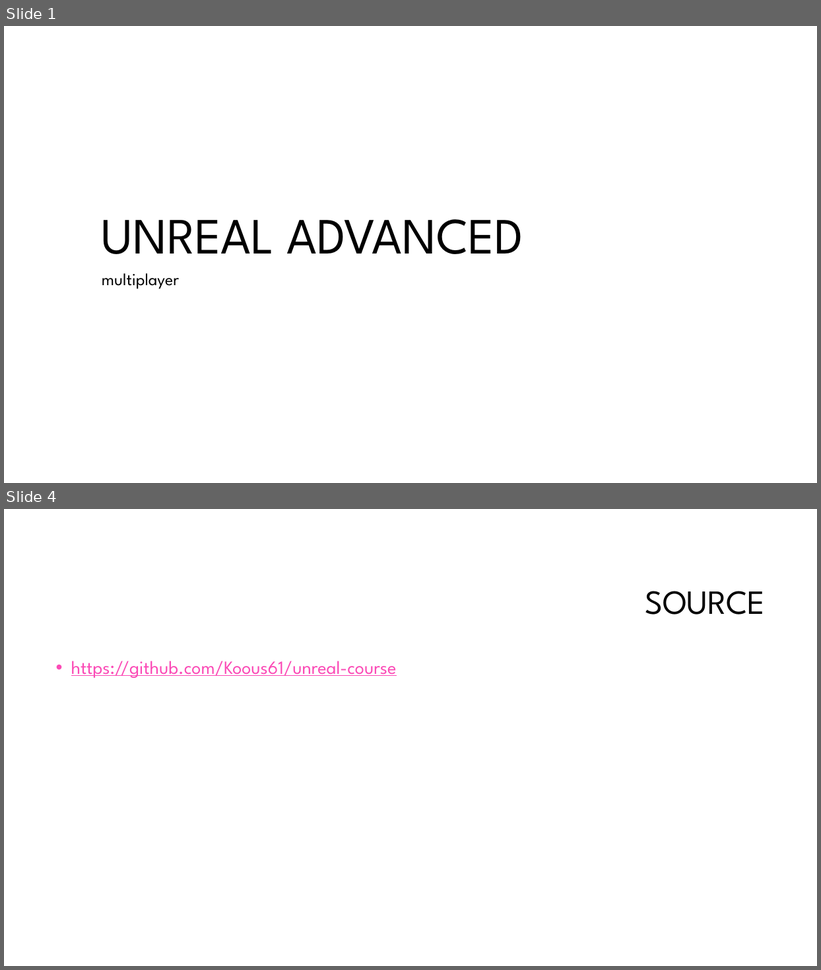
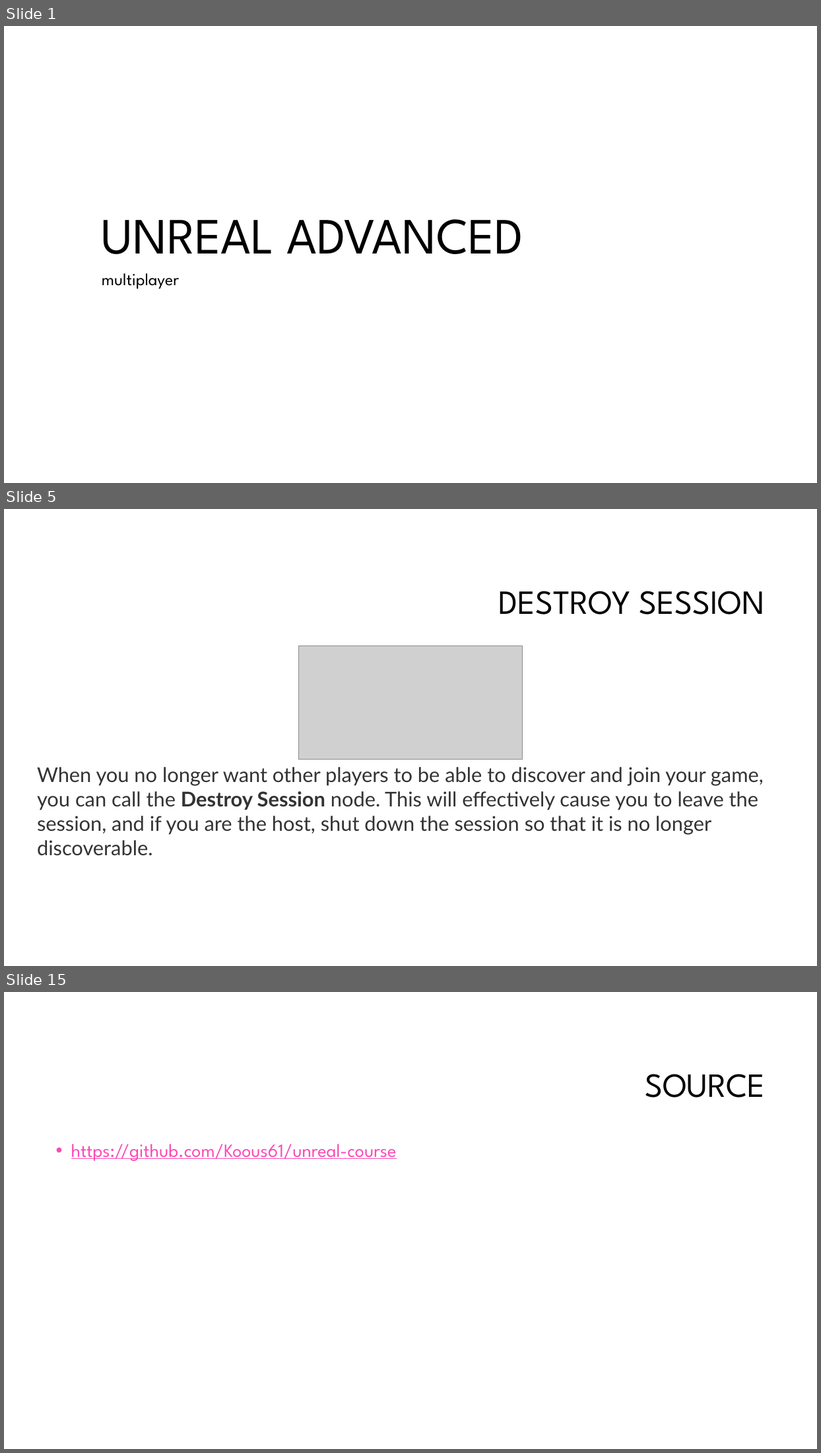
Before and after one commit to Koous61/unreal-course, a slide deck: Multiplayer[2].pptm. Shown one above the other, each under a label of ours: slides 1 and 4 before the commit, slides 1, 5 and 15 after it; the slides between them are not shown. The pictures are 821x970 and 821x1453 pixels, drawn with LibreOffice and Linux fonts; fonts in the diff are those of the drawing; grey boxes stand for pictures; background and template pictures are left out. Boxes give left, top, right and bottom in pixels: in the first picture for what was removed or moved away, otherwise in the second. Text is boxed around its words. In the diff, an @@ line names an element or a change of style, - is before the commit and + after.

```diff
--- a/Multiplayer[2].pptm
+++ b/Multiplayer[2].pptm
@@ slide 5 added at (4, 509, 817, 966), background #FFFFFF @@
@@ title added at (498, 591, 766, 615), 40 pt, text #000000 @@
+DESTROY SESSION
@@ picture added at (298, 646, 523, 759) @@
@@ text added at (37, 767, 764, 835), 24 pt, text #333333 @@
+When you no longer want other players to be able to discover and join your game, you can call the Destroy Session node. This will effectively cause you to leave the session, and if you are the host, shut down the session so that it is no longer discoverable.
@@ what was slide 4 is now slide 15 @@
```
Also in this commit, not shown: 1 slide changed, 11 other slides added, 1 slide removed.
